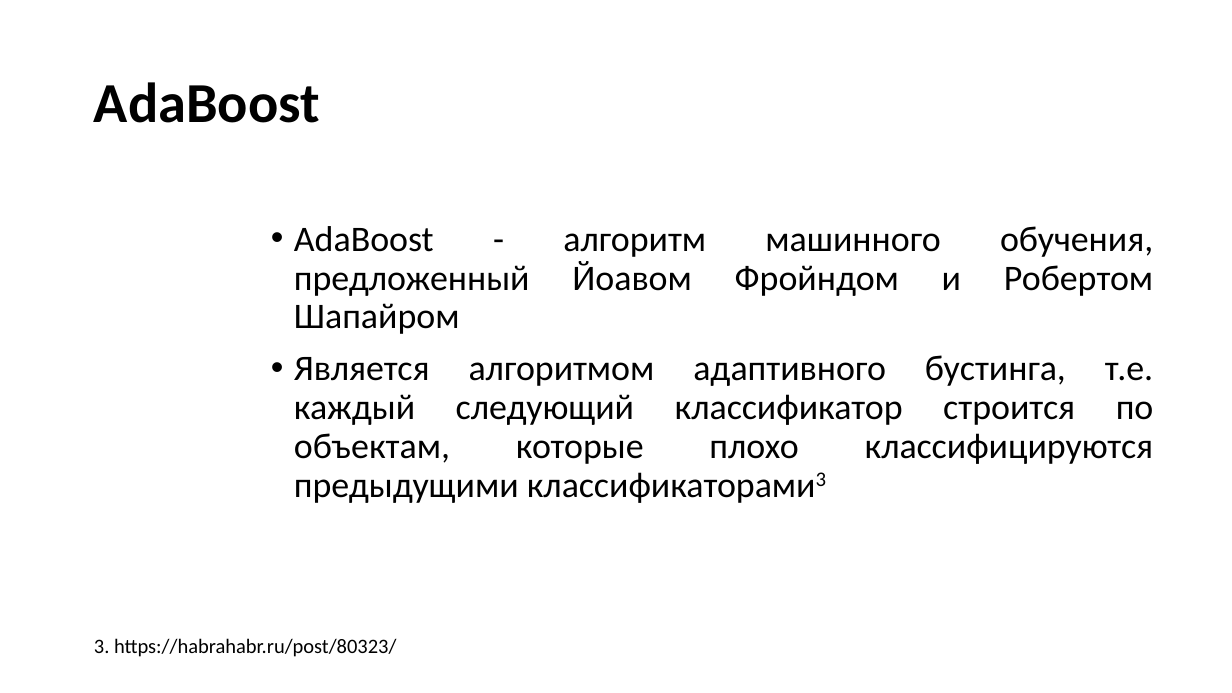
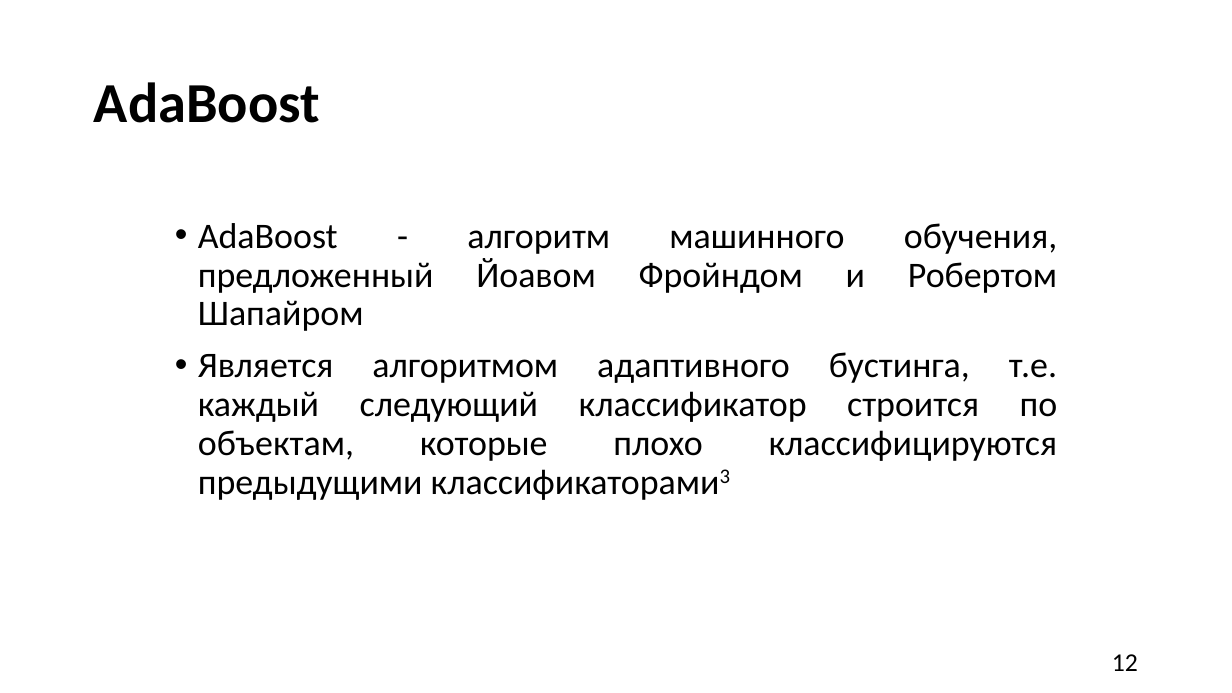
Before and after one commit to MYIIIKET/Diplom, a slide deck: slide 12 of Main/Презентация.pptx. Drawn at 1232x693 pixels with LibreOffice and Linux fonts; fonts in the diff are those of the drawing. Boxes give left, top, right and bottom in pixels: in the first picture for what was removed or moved away, otherwise in the second. Text is boxed around its words. In the diff, an @@ line names an element or a change of style, - is before the commit and + after.

```diff
--- a/Main/Презентация.pptx
+++ b/Main/Презентация.pptx
@@ text "AdaBoost - алгоритм машинного обучения, ...": place and size @@
-text "AdaBoost - алгоритм машинного обучения, ..." at [294, 226, 1154, 503]
+text "AdaBoost - алгоритм машинного обучения, ..." at [198, 223, 1058, 500]
@@ text removed at [94, 638, 396, 657] @@
-3. https://habrahabr.ru/post/80323/
@@ page number added at [1112, 654, 1138, 671], 20 pt, text #000000 @@
+12
```
Also in this commit, not shown: 14 other slides changed, 8 slides added, 10 slides removed, 5 other files.
